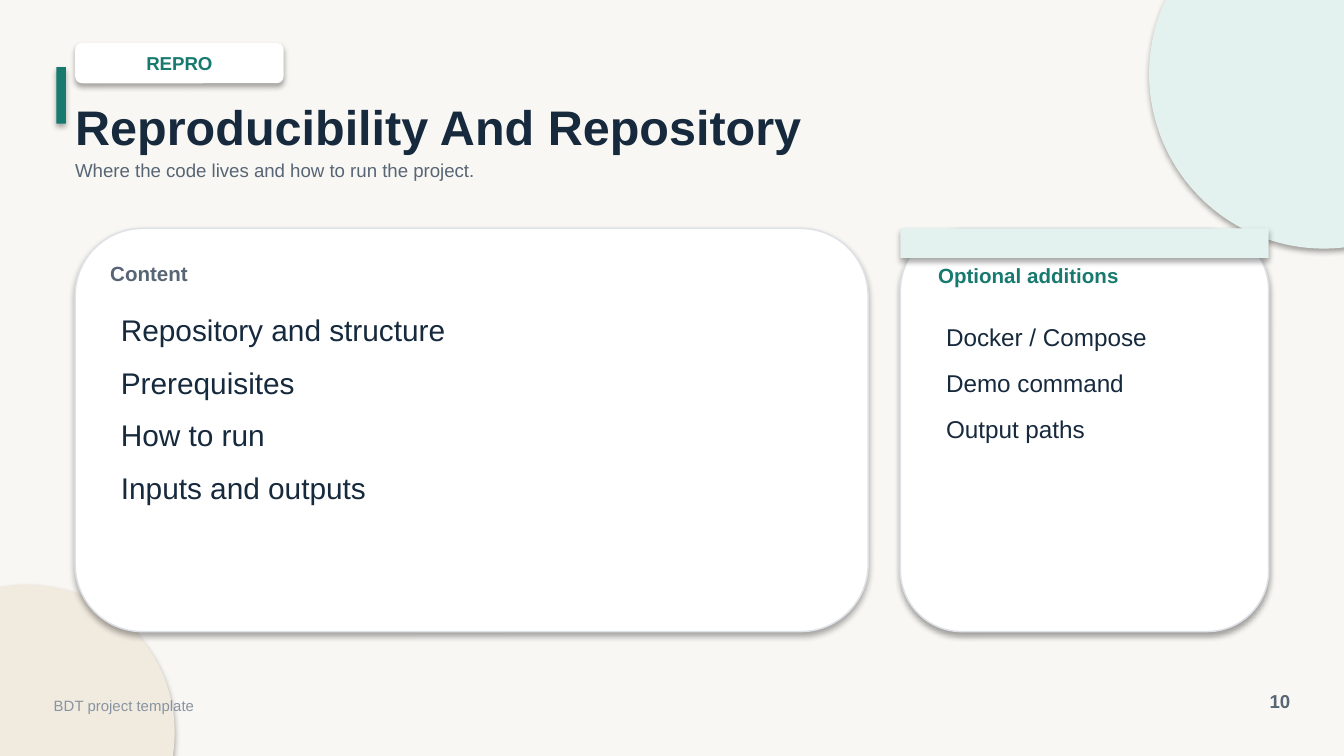
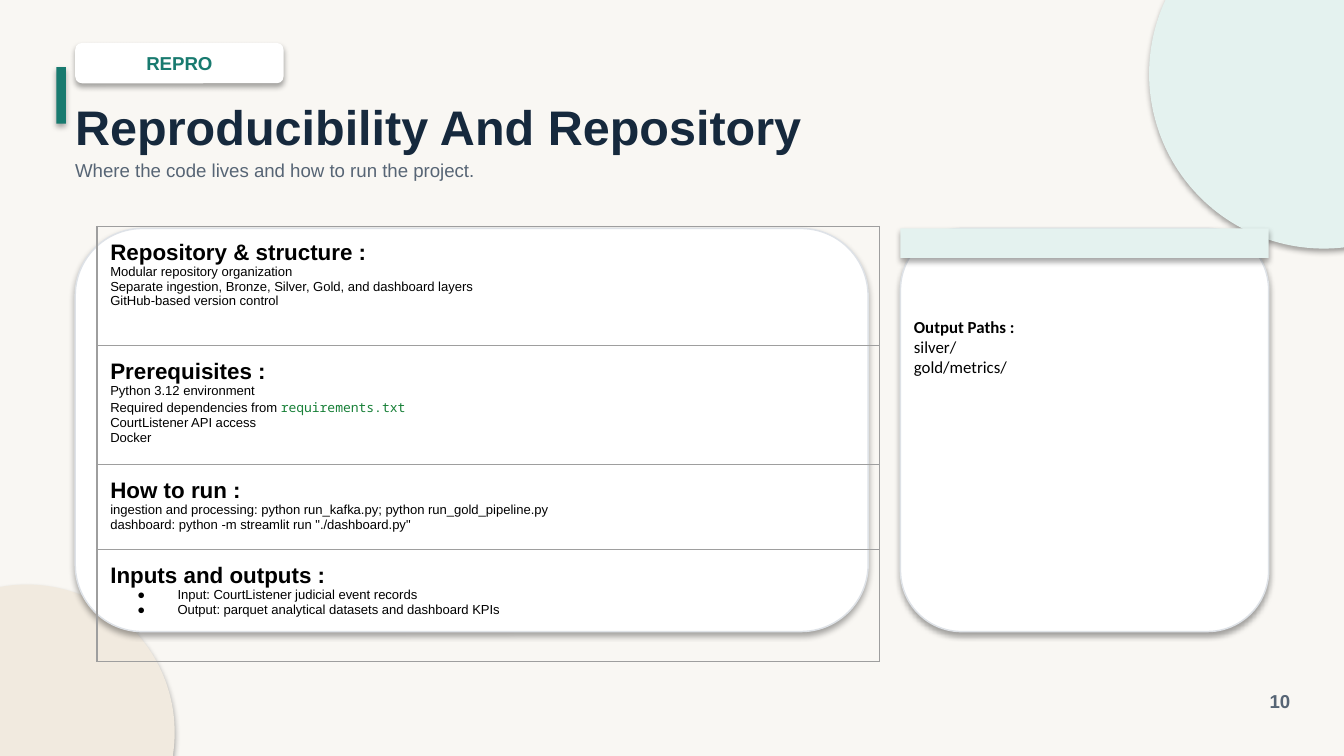
Before and after one commit to Big-data-court-hearings/project, a slide deck: slide 10 of docs/presentation/BDT_Project_Presentation.pptx. Drawn at 1344x756 pixels with LibreOffice and Linux fonts; fonts in the diff are those of the drawing. Boxes give left, top, right and bottom in pixels: in the first picture for what was removed or moved away, otherwise in the second. Text is boxed around its words. In the diff, an @@ line names an element or a change of style, - is before the commit and + after.

```diff
--- a/docs/presentation/BDT_Project_Presentation.pptx
+++ b/docs/presentation/BDT_Project_Presentation.pptx
@@ table added at (97, 226, 879, 667), 4 rows, 1 columns @@
+Repository & structure : / Modular repository organization / Separate ingestion, Bronze, Silver, Gold, and dashboard layers / GitHub-based version control
+Prerequisites : / Python 3.12 environment / Required dependencies from requirements.txt / CourtListener API access / Docker
+How to run : / ingestion and processing: python run_kafka.py; python run_gold_pipeline.py / dashboard: python -m streamlit run "./dashboard.py"
+Inputs and outputs : / Input: CourtListener judicial event records / Output: parquet analytical datasets and dashboard KPIs
@@ text removed at (110, 266, 188, 281) @@
-Content
@@ text removed at (938, 268, 1118, 288) @@
-Optional additions
@@ text removed at (121, 319, 445, 505) @@
-Repository and structure
-Prerequisites
-How to run
-Inputs and outputs
@@ text added at (914, 321, 1007, 376), 9 pt, text #000000 @@
+Output Paths :
+silver/
+gold/metrics/
@@ text removed at (946, 328, 1147, 443) @@
-Docker / Compose
-Demo command
-Output paths
@@ text removed at (54, 700, 194, 714) @@
-BDT project template
```
Also in this commit, not shown: 11 other slides changed, 2 slides added, 2 slides removed, 3 other files.
